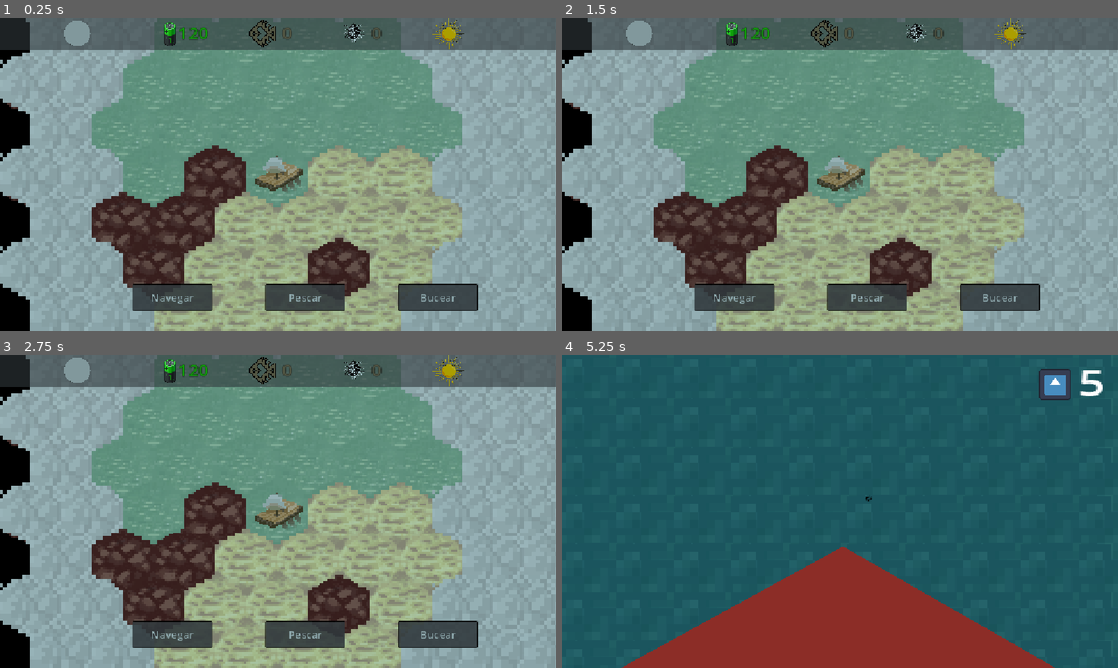
Above: before the commit, frames 1-4 (two rows, left to right).
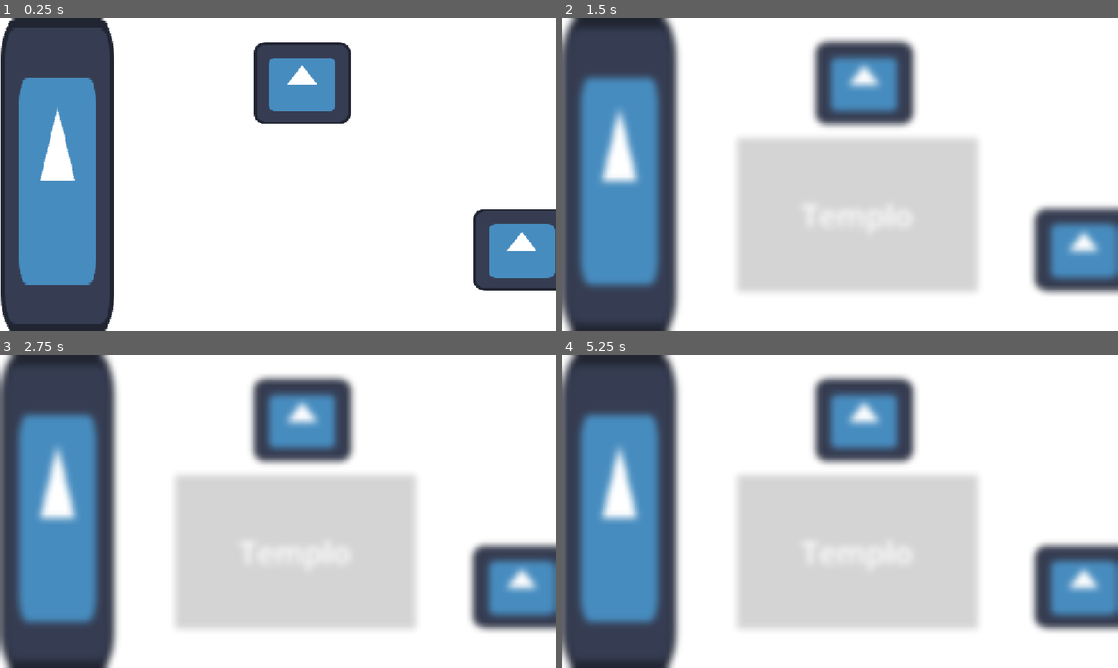
Above: after the commit, the same moments.

Repository: dabantoibarguen/Mullu-PGJ2026
Game: Godot game, scene res://ciudad/ciudad.tscn
Two runs of this game, one before a commit and one after it. Both use one fixed random seed, a clock stepped at 60 frames per second and the inputs below. Before the commit the project starts from res://navegacion/navegacion.tscn. The engine's default icon, where the game draws it, is replaced by a stand-in: a white triangle on a blue panel in a dark square.
Inputs (mouse positions are in pixels of both pictures, inside the frame that each line leads up to):
- Up to frame 1 (0.25 s): no input
- Up to frame 2 (1.5 s): click (862, 83) at 0.52 s; click (1084, 249) at 1.27 s
- Up to frame 3 (2.75 s): click (55, 514) at 2.02 s
- Up to frame 4 (5.25 s): click (673, 389) at 2.75 s, where only the run after the commit has a clickable "Shi"; click (673, 389) at 3.5 s, where only the run after the commit has a clickable "Shi"; click (673, 389) at 4.25 s, where only the run after the commit has a clickable "Shi"; tap Enter at 5 s; move the mouse to (962, 495) at 5.02 s; hold Right (ui_right) from 5.03 s (still down); tap P at 5.1 s

The runs differ from the first frame. In frame 1, 100% of the frame differs, in the area x 0-100%, y 0-100%; in frame 2, 99%; in frame 3, 99%; in frame 4, 100%.

Commit message:
Ciudad iniciada

Diff:
--- /dev/null
+++ b/ciudad/city_clickable.gd
@@ -0,0 +1 @@
+extends Area2D
--- /dev/null
+++ b/ciudad/ciudad.tscn
@@ -0,0 +1,105 @@
+[gd_scene format=3 uid="uid://ekhsgwq6utf1"]
+
+[ext_resource type="Script" uid="uid://c8xhaih1ahnxm" path="res://ciudad/ciudad_control.gd" id="1_gmgtk"]
+[ext_resource type="Texture2D" uid="uid://b5qyg8qdrnl67" path="res://icon.svg" id="2_r20d7"]
+[ext_resource type="Shader" uid="uid://de3ceajghuhl0" path="res://pesca/overlay/blur.gdshader" id="3_r20d7"]
+[ext_resource type="PackedScene" uid="uid://chtkfjl3p0f1v" path="res://ciudad/upg_ceremonial.tscn" id="4_gmgtk"]
+
+[sub_resource type="StyleBoxTexture" id="StyleBoxTexture_r20d7"]
+texture = ExtResource("2_r20d7")
+
+[sub_resource type="StyleBoxTexture" id="StyleBoxTexture_1ll8c"]
+texture = ExtResource("2_r20d7")
+modulate_color = Color(0.7647059, 0.7647059, 0.7647059, 0.78039217)
+
+[sub_resource type="StyleBoxTexture" id="StyleBoxTexture_gmgtk"]
+texture = ExtResource("2_r20d7")
+modulate_color = Color(0.78039217, 0.78039217, 0.78039217, 0.53333336)
+
+[sub_resource type="StyleBoxTexture" id="StyleBoxTexture_nlynv"]
+texture = ExtResource("2_r20d7")
+
+[sub_resource type="StyleBoxTexture" id="StyleBoxTexture_f5k2l"]
+texture = ExtResource("2_r20d7")
+modulate_color = Color(0.78039217, 0.78039217, 0.78039217, 0.53333336)
+
+[sub_resource type="StyleBoxFlat" id="StyleBoxFlat_gmgtk"]
+bg_color = Color(0.6, 0.6, 0.6, 0.42352942)
+
+[sub_resource type="ShaderMaterial" id="ShaderMaterial_gmgtk"]
+shader = ExtResource("3_r20d7")
+shader_parameter/blur_amount = 2.0
+
+[node name="Ciudad" type="CanvasLayer" unique_id=77375720]
+script = ExtResource("1_gmgtk")
+
+[node name="ColorRect" type="ColorRect" parent="." unique_id=1668167481]
+offset_left = -0.99999994
+offset_right = 42.67185
+offset_bottom = 40.0
+scale = Vector2(28.92023, 16.395468)
+
+[node name="Templo" type="Button" parent="." unique_id=1257668782]
+offset_left = 526.0
+offset_top = 50.0
+offset_right = 534.0
+offset_bottom = 58.0
+scale = Vector2(25.050564, 21.263422)
+theme_override_styles/normal = SubResource("StyleBoxTexture_r20d7")
+theme_override_styles/pressed = SubResource("StyleBoxTexture_1ll8c")
+theme_override_styles/hover = SubResource("StyleBoxTexture_gmgtk")
+
+[node name="Abuelo" type="Button" parent="." unique_id=1207870595]
+offset_left = 981.0
+offset_top = 395.0
+offset_right = 989.0
+offset_bottom = 403.0
+scale = Vector2(25.050564, 21.263422)
+theme_override_styles/normal = SubResource("StyleBoxTexture_nlynv")
+theme_override_styles/pressed = SubResource("StyleBoxTexture_1ll8c")
+theme_override_styles/hover = SubResource("StyleBoxTexture_f5k2l")
+
+[node name="Agua" type="Button" parent="." unique_id=947527740]
+offset_left = 3.0
+offset_top = 1.0
+offset_right = 11.0
+offset_bottom = 9.0
+scale = Vector2(29.068201, 81.727234)
+theme_override_styles/normal = SubResource("StyleBoxTexture_nlynv")
+theme_override_styles/pressed = SubResource("StyleBoxTexture_1ll8c")
+theme_override_styles/hover = SubResource("StyleBoxTexture_f5k2l")
+
+[node name="MainText" type="Label" parent="." unique_id=908198024]
+visible = false
+offset_left = 362.0
+offset_top = 248.0
+offset_right = 862.0
+offset_bottom = 568.0
+theme_override_font_sizes/font_size = 64
+theme_override_styles/normal = SubResource("StyleBoxFlat_gmgtk")
+horizontal_alignment = 1
+vertical_alignment = 1
+
+[node name="AaronBlur" type="ColorRect" parent="." unique_id=2044504712]
+visible = false
+z_index = 4
+material = SubResource("ShaderMaterial_gmgtk")
+custom_minimum_size = Vector2(2000, 2000)
+anchors_preset = 15
+anchor_right = 1.0
+anchor_bottom = 1.0
+offset_left = -408.0
+offset_top = -672.0
+offset_right = 1592.0
+offset_bottom = 1328.0
+grow_horizontal = 2
+grow_vertical = 2
+
+[node name="Upg_Ceremonial" parent="AaronBlur" unique_id=1973387419 instance=ExtResource("4_gmgtk")]
+
+[connection signal="mouse_entered" from="Templo" to="." method="_on_templo_mouse_entered"]
+[connection signal="pressed" from="Templo" to="." method="_on_templo_pressed"]
+[connection signal="mouse_entered" from="Abuelo" to="." method="_on_abuelo_mouse_entered"]
+[connection signal="pressed" from="Abuelo" to="." method="_on_abuelo_pressed"]
+[connection signal="mouse_entered" from="Agua" to="." method="_on_agua_mouse_entered"]
+[connection signal="pressed" from="Agua" to="." method="_on_agua_pressed"]
--- /dev/null
+++ b/ciudad/ciudad_control.gd
@@ -0,0 +1,37 @@
+extends CanvasLayer
+
+@onready var templo = $Templo
+@onready var agua = $Agua
+@onready var abuelo = $Abuelo
+@onready var textBox = $MainText
+@onready var blur = $AaronBlur
+
+func _ready() -> void:
+	pass
+
+
+func _on_templo_pressed() -> void:
+	blur.visible = true
+
+
+func _on_abuelo_pressed() -> void:
+	pass
+
+
+func _on_agua_pressed() -> void:
+	pass
+
+func _on_templo_mouse_entered() -> void:
+	textBox.visible = true
+	textBox.text = templo.name
+
+
+
+func _on_abuelo_mouse_entered() -> void:
+	textBox.visible = true
+	textBox.text = abuelo.name
+
+
+func _on_agua_mouse_entered() -> void:
+	textBox.visible = true
+	textBox.text = agua.name
--- /dev/null
+++ b/ciudad/highlight.gdshader
@@ -0,0 +1,18 @@
+shader_type canvas_item;
+
+uniform vec4 highlight_color : source_color = vec4(1.2, 1.2, 1.2, 1.0);
+uniform float highlight_strength : hint_range(0.0, 1.0) = 0.5;
+
+void fragment() {
+    vec4 tex_color = texture(TEXTURE, UV);
+
+    // Only apply the highlight if the pixel is not transparent
+    if (tex_color.a > 0.0) {
+        // Blend original texture color with the highlight color
+        vec3 final_rgb = mix(tex_color.rgb, highlight_color.rgb, highlight_strength);
+        COLOR = vec4(final_rgb, tex_color.a);
+    } else {
+        // Keep transparent pixels transparent
+        COLOR = tex_color;
+    }
+}
--- /dev/null
+++ b/ciudad/upg_ceremonial.tscn
@@ -0,0 +1,24 @@
+[gd_scene format=3 uid="uid://chtkfjl3p0f1v"]
+
+[node name="Upg_Ceremonial" type="CanvasLayer" unique_id=1973387419]
+
+[node name="Shi" type="Button" parent="." unique_id=1392743737]
+offset_left = 163.0
+offset_top = 48.0
+offset_right = 291.0
+offset_bottom = 96.0
+text = "Shi"
+
+[node name="Shi2" type="Button" parent="." unique_id=977326639]
+offset_left = 163.0
+offset_top = 48.0
+offset_right = 291.0
+offset_bottom = 96.0
+text = "Shi"
+
+[node name="Shi3" type="Button" parent="." unique_id=302574226]
+offset_left = 163.0
+offset_top = 48.0
+offset_right = 291.0
+offset_bottom = 96.0
+text = "Shi"
--- a/global.gd
+++ b/global.gd
@@ -2,27 +2,27 @@
 
 var fish_dictionary = {
 	# "nombre": [[profundidad(es)], [temperatura(s)], tamaño min, tamaño max,
-	#             dificultad, [hora, marea (opcional)]
+	#             dificultad, [hora, marea (opcional), capturado?]
 	"anchoveta": [["Mar bajo", "Mar Aeropuerto"], ["Frio"], 12, 20,
-					1, ["Mañana"]],
+					1, ["Mañana"], false],
 
 	"tiburón toyo": [["Mar medio", "Mar Profundo"], ["Frio"], 60, 120,
-					4, ["Noche"]], # Crear Madrugada?
+					4, ["Noche"], false], # Crear Madrugada?
 
 	"mantarraya": [["Mar bajo"], ["Temperada", "Caliente"], 100, 220,
-					5, ["Mediodía"]],
+					5, ["Mediodía"], false],
 
 	"chita": [["Mar bajo"], ["Frio", "Temperada"], 20, 40,
-					3, ["Mañana"]],
+					3, ["Mañana"], false],
 
 	"pez diablo": [["Mar medio"], ["Temperada"], 12, 27,
-					4, ["Tarde"]],
+					4, ["Tarde"], false],
 
 	"cangrejo": [["Mar bajo"], ["Frio", "Temperado"], 6, 10,
-					2, ["Mañana", "Marea baja"]],
+					2, ["Mañana", "Marea baja"], false],
 
 	"pez globo": [["Mar profundo"], ["Temperado", "Caliente"], 18, 44,
-					3, ["Mañana", "Marea baja"]],
+					3, ["Mañana", "Marea baja"], false],
 
 }
 
--- a/pesca/pesca_main.tscn
+++ b/pesca/pesca_main.tscn
@@ -7,6 +7,7 @@
 [ext_resource type="Shader" uid="uid://de3ceajghuhl0" path="res://pesca/overlay/blur.gdshader" id="5_u3kmj"]
 [ext_resource type="PackedScene" uid="uid://m6rpj2c13upr" path="res://pesca/overlay/barra_pesca.tscn" id="6_2t0r3"]
 [ext_resource type="Texture2D" uid="uid://b5qyg8qdrnl67" path="res://icon.svg" id="7_2jept"]
+[ext_resource type="Texture2D" uid="uid://6uygg8miyu7p" path="res://pesca/assets/mantarraya epica.png" id="7_hwaou"]
 
 [sub_resource type="CircleShape2D" id="CircleShape2D_u3kmj"]
 
@@ -142,16 +143,20 @@
 
 [node name="JuegoPesca" parent="AaronBlur" unique_id=788184286 instance=ExtResource("6_2t0r3")]
 layout_mode = 0
-offset_left = 1485.9999
-offset_top = 823.00006
-offset_right = 1485.9999
-offset_bottom = 823.00006
-scale = Vector2(4.0816574, 8.129184)
+offset_left = 1326.9999
+offset_top = 687.0
+offset_right = 1326.9999
+offset_bottom = 687.0
+scale = Vector2(4.9884896, 9.935265)
 
-[node name="Icon" type="Sprite2D" parent="AaronBlur" unique_id=1019232935]
-position = Vector2(472.0001, 1228)
-scale = Vector2(0.53125, 0.58593744)
-texture = ExtResource("7_2jept")
+[node name="Icon" type="TextureRect" parent="AaronBlur" unique_id=1956615466]
+layout_mode = 0
+offset_left = 389.0
+offset_top = 692.0
+offset_right = 1589.0
+offset_bottom = 1342.0
+scale = Vector2(0.71297246, 0.7863665)
+texture = ExtResource("7_hwaou")
 
 [node name="CamaraPesca" type="Camera2D" parent="." unique_id=2036240315]
 position = Vector2(576, 324)
@@ -166,9 +171,12 @@
 theme_override_font_sizes/font_size = 42
 text = "0"
 
-[node name="Icon" type="Sprite2D" parent="." unique_id=1415150823]
+[node name="Icon" type="TextureRect" parent="." unique_id=2100903658]
 z_index = 3
-position = Vector2(1022, 60.999992)
+offset_left = 988.0
+offset_top = 21.999992
+offset_right = 1116.0
+offset_bottom = 150.0
 scale = Vector2(0.52372324, 0.50757456)
 texture = ExtResource("7_2jept")
 
--- a/project.godot
+++ b/project.godot
@@ -11,7 +11,7 @@
 [application]
 
 config/name="Mullu - PGJ 2026"
-run/main_scene="uid://cdan5ldacbkr0"
+run/main_scene="uid://ekhsgwq6utf1"
 config/features=PackedStringArray("4.7", "Forward Plus")
 config/icon="res://icon.svg"
 
Not shown, added: ciudad/city_clickable.gd.uid
Not shown, added: ciudad/ciudad_control.gd.uid
Not shown, added: ciudad/highlight.gdshader.uid
Binary file added: pesca/assets/mantarraya epica.png
Not shown, added: pesca/assets/mantarraya epica.png.import
